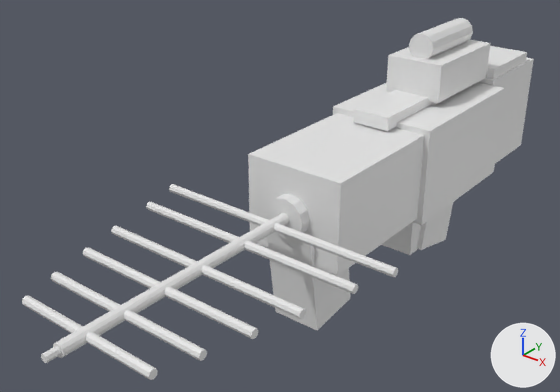
One commit to the Blender file weapons_model.blend/jammer_gun.blend: the scene before it, then after it.
Camera for both pictures: a 50 mm lens placed at (6.71, -12.19, 5.84), pointed at (-0.8, -2.81, 0.02). Lighting does not change. The marker at lower right points along +X, +Y and +Z. The older version comes first.

Names of what the first picture shows: 'AntennaBoom', 'AntennaCollar', 'AntennaTip', 'Cheekrest', 'Director_0', 'Director_1', 'Director_2', 'Director_3', 'DrivenElement', 'ElectronicsBox', 'Foregrip', 'FrontBody', 'Magazine', 'PistolGrip', 'Receiver', 'Reflector', 'ScopeBarrel', 'Stock', 'TopRail'.
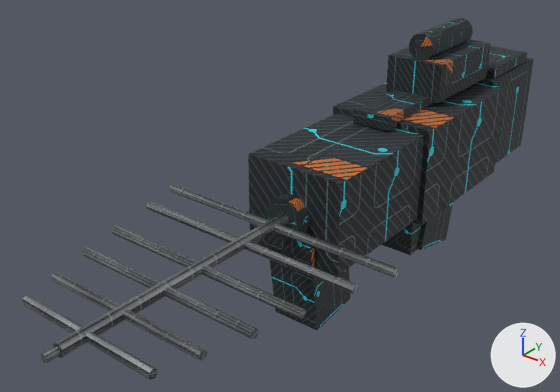
Edits to the bpy script that builds the scene:
```text
Change mat_body_tactical:
    remove mat_body_tactical.base_color = (0.8, 0.8, 0.8)  # white #e7e7e7
    add mat_body_tactical.texture = img_jammer_body_color_png
    mat_body_tactical.metallic: 0.0 -> 0.15
    mat_body_tactical.roughness: 0.5 -> 0.72
Change mat_antenna_metal:
    remove mat_antenna_metal.base_color = (0.8, 0.8, 0.8)  # white #e7e7e7
    add mat_antenna_metal.texture = img_jammer_antenna_color_png
    mat_antenna_metal.metallic: 0.0 -> 0.9
    mat_antenna_metal.roughness: 0.5 -> 0.28
Change me_cube_010:
    where me_cube_010.from_pydata(...)  # 8 vertices, 6 faces; spans x -0.35..0.35, y -1.8..1.8, z -0.12..0.12
    used by ob_toprail; parent = ob_jammer_gun; location = (0.0, 0.5, 1.15)
    me_cube_010 part 1: texture (UV) coordinates of 6 of 6 faces, centred in x -0.35..0.35, y -1.8..1.8, z -0.12..0.12, changed; they spanned u 0.12..0.88, v 0.0..1.0 and now span u 0.0..1.0, v 0.0..1.0
Change me_cube_011:
    where me_cube_011.from_pydata(...)  # 8 vertices, 6 faces; spans x -0.55..0.55, y -1.0..1.0, z -0.35..0.35
    used by ob_electronicsbox; parent = ob_jammer_gun; location = (0.0, 1.1, 1.55)
    me_cube_011 part 2: texture (UV) coordinates of 6 of 6 faces, centred in x -0.55..0.55, y -1.0..1.0, z -0.35..0.35, changed; they spanned u 0.12..0.88, v 0.0..1.0 and now span u 0.0..1.0, v 0.0..1.0
Change me_cylinder:
    where me_cylinder.from_pydata(...)  # 24 vertices, 14 faces; spans x -0.25..0.25, y -0.8..0.8, z -0.25..0.25
    used by ob_scopebarrel; parent = ob_jammer_gun; location = (0.0, 1.1, 2.1)
    me_cylinder part 3: texture (UV) coordinates of 14 of 14 faces, centred in x -0.23..0.23, y -0.8..0.8, z -0.23..0.23, changed; they spanned u 0.0..1.0, v 0.01..1.0 and now span u 0.0..1.0, v 0.0..1.0
Change me_cylinder_001:
    where me_cylinder_001.from_pydata(...)  # 24 vertices, 14 faces; spans x -0.1..0.1, y -2.25..2.25, z -0.1..0.1
    used by ob_antennaboom; parent = ob_jammer_gun; location = (0.0, -5.75, 0.2)
    me_cylinder_001 part 4: texture (UV) coordinates of 14 of 14 faces, centred in x -0.09..0.09, y -2.25..2.25, z -0.09..0.09, changed; they spanned u 0.0..1.0, v 0.01..1.0 and now span u 0.0..1.0, v 0.0..1.0
Change me_cylinder_002:
    where me_cylinder_002.from_pydata(...)  # 24 vertices, 14 faces; spans x -0.35..0.35, y -0.2..0.2, z -0.35..0.35
    used by ob_antennacollar; parent = ob_jammer_gun; location = (0.0, -3.5, 0.2)
    me_cylinder_002 part 5: texture (UV) coordinates of 14 of 14 faces, centred in x -0.327..0.327, y -0.2..0.2, z -0.327..0.327, changed; they spanned u 0.0..1.0, v 0.01..1.0 and now span u 0.0..1.0, v 0.0..1.0
Change me_cylinder_003:
    where me_cylinder_003.from_pydata(...)  # 16 vertices, 10 faces; spans x -2.2..2.2, y -0.07..0.07, z -0.07..0.07
    used by ob_reflector; parent = ob_jammer_gun; location = (0.0, -4.0, 0.2)
    me_cylinder_003 part 6: texture (UV) coordinates of 10 of 10 faces, centred in x -2.2..2.2, y -0.06..0.06, z -0.06..0.06, changed; they spanned u 0.0..1.0, v 0.01..1.0 and now span u 0.0..1.0, v 0.0..1.0
Change me_cylinder_004:
    where me_cylinder_004.from_pydata(...)  # 16 vertices, 10 faces; spans x -2.0..2.0, y -0.07..0.07, z -0.07..0.07
    used by ob_drivenelement; parent = ob_jammer_gun; location = (0.0, -4.7, 0.2)
    me_cylinder_004 part 7: texture (UV) coordinates of 10 of 10 faces, centred in x -2.0..2.0, y -0.06..0.06, z -0.06..0.06, changed; they spanned u 0.0..1.0, v 0.01..1.0 and now span u 0.0..1.0, v 0.0..1.0
Change me_cylinder_005:
    where me_cylinder_005.from_pydata(...)  # 16 vertices, 10 faces; spans x -1.8..1.8, y -0.07..0.07, z -0.07..0.07
    used by ob_director_0; parent = ob_jammer_gun; location = (0.0, -5.6, 0.2)
    me_cylinder_005 part 8: texture (UV) coordinates of 10 of 10 faces, centred in x -1.8..1.8, y -0.06..0.06, z -0.06..0.06, changed; they spanned u 0.0..1.0, v 0.01..1.0 and now span u 0.0..1.0, v 0.0..1.0
Change me_cylinder_006:
    where me_cylinder_006.from_pydata(...)  # 16 vertices, 10 faces; spans x -1.6..1.6, y -0.07..0.07, z -0.07..0.07
    used by ob_director_1; parent = ob_jammer_gun; location = (0.0, -6.3, 0.2)
    me_cylinder_006 part 9: texture (UV) coordinates of 10 of 10 faces, centred in x -1.6..1.6, y -0.06..0.06, z -0.06..0.06, changed; they spanned u 0.0..1.0, v 0.01..1.0 and now span u 0.0..1.0, v 0.0..1.0
Change me_cylinder_007:
    where me_cylinder_007.from_pydata(...)  # 16 vertices, 10 faces; spans x -1.4..1.4, y -0.07..0.07, z -0.07..0.07
    used by ob_director_2; parent = ob_jammer_gun; location = (0.0, -7.0, 0.2)
    me_cylinder_007 part 10: texture (UV) coordinates of 10 of 10 faces, centred in x -1.4..1.4, y -0.06..0.06, z -0.06..0.06, changed; they spanned u 0.0..1.0, v 0.01..1.0 and now span u 0.0..1.0, v 0.0..1.0
Change me_cylinder_008:
    where me_cylinder_008.from_pydata(...)  # 16 vertices, 10 faces; spans x -1.2..1.2, y -0.07..0.07, z -0.07..0.07
    used by ob_director_3; parent = ob_jammer_gun; location = (0.0, -7.6, 0.2)
    me_cylinder_008 part 11: texture (UV) coordinates of 10 of 10 faces, centred in x -1.2..1.2, y -0.06..0.06, z -0.06..0.06, changed; they spanned u 0.0..1.0, v 0.01..1.0 and now span u 0.0..1.0, v 0.0..1.0
Change me_cylinder_009:
    where me_cylinder_009.from_pydata(...)  # 16 vertices, 10 faces; spans x -0.06..0.06, y -0.15..0.15, z -0.06..0.06
    used by ob_antennatip; parent = ob_jammer_gun; location = (0.0, -8.05, 0.2)
    me_cylinder_009 part 12: texture (UV) coordinates of 10 of 10 faces, centred in x -0.051..0.051, y -0.15..0.15, z -0.051..0.051, changed; they spanned u 0.0..1.0, v 0.01..1.0 and now span u 0.0..1.0, v 0.0..1.0
```

Pixel boxes (x1, y1, x2, y2) of what changed, in the pictures (560 x 392 px):
'FrontBody', surface changed (white to black): (248, 113, 424, 276) in both
'Receiver', surface changed (white to black): (333, 82, 505, 225) in both
'ElectronicsBox', surface changed (white to black): (386, 39, 490, 103) in both
'Foregrip', surface changed (white to black): (267, 232, 350, 330) in both
'AntennaBoom', surface changed: (53, 213, 289, 358) in both
'Stock', surface changed (white to black): (478, 57, 534, 163) in both
'Reflector', surface changed: (169, 184, 398, 277) in both
'DrivenElement', surface changed: (146, 202, 358, 294) in both
'Director_0', surface changed: (111, 226, 306, 319) in both
'Director_1', surface changed: (83, 247, 258, 339) in both
'TopRail', surface changed (white to black): (353, 90, 435, 131) in both
'Director_2', surface changed: (51, 272, 207, 361) in both
'Director_3', surface changed: (22, 296, 158, 380) in both
'ScopeBarrel', surface changed (white to black): (409, 18, 473, 59) in both
'AntennaCollar', surface changed (white to black): (267, 194, 310, 239) in both
'PistolGrip', surface changed (white to black): (417, 202, 453, 250) in both
'Cheekrest', surface changed (white to grey): (486, 46, 527, 79) in both
'Magazine', surface changed (white to black): (381, 222, 421, 255) in both
'AntennaTip', surface changed (white to grey): (41, 346, 61, 363) in both
